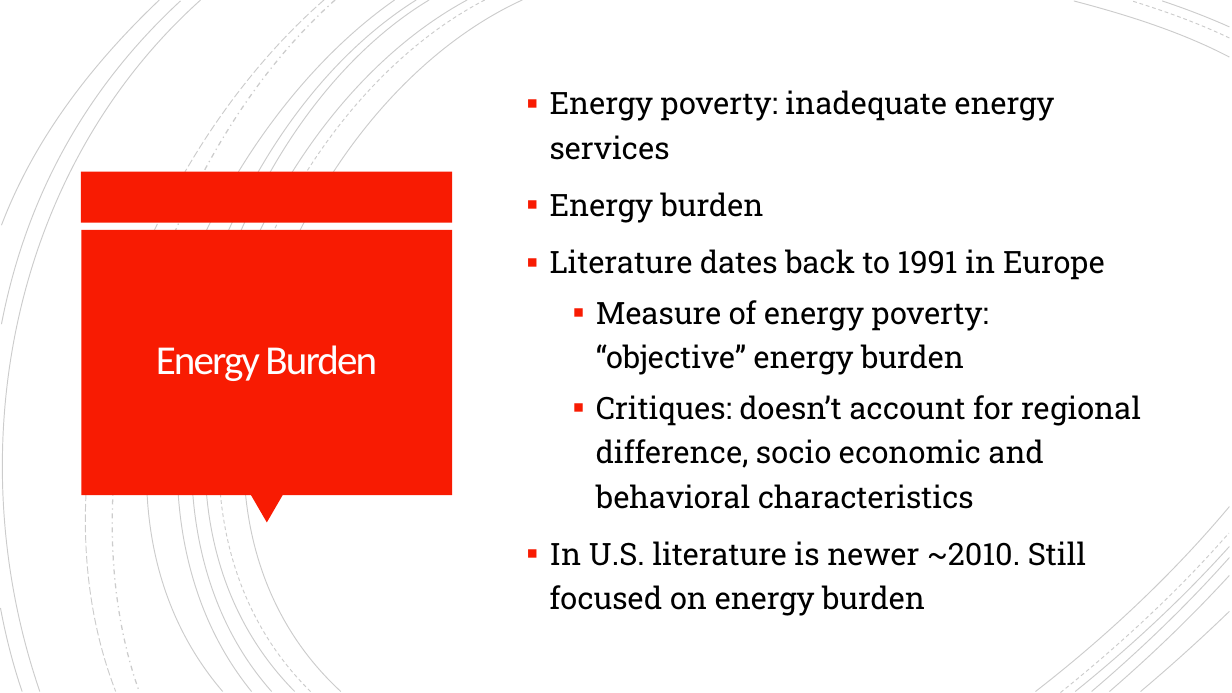
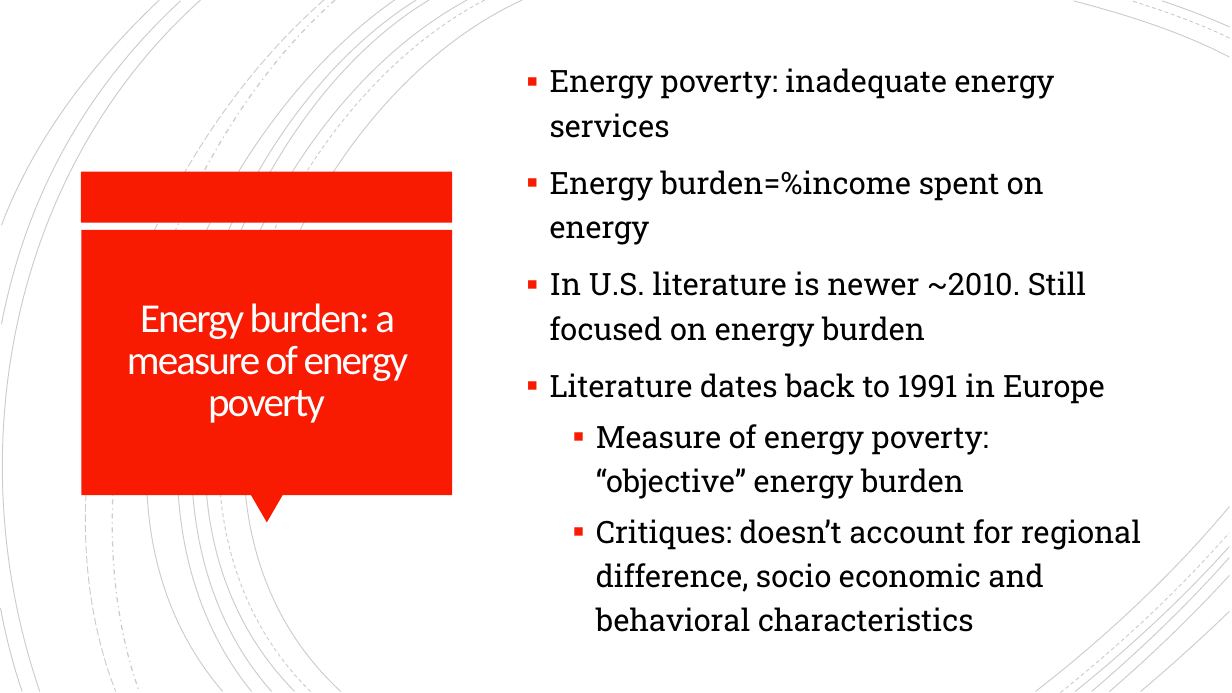
Before and after one commit to cnagbim/Data-Management-Final-Project-Agbim, a slide deck: slide 3 of writing_literature_present/data_mgmt_final_presentation_agbim.pptx. Drawn at 1232x693 pixels with LibreOffice and Linux fonts; fonts in the diff are those of the drawing. Boxes give left, top, right and bottom in pixels: in the first picture for what was removed or moved away, otherwise in the second. Text is boxed around its words. In the diff, an @@ line names an element or a change of style, - is before the commit and + after.

Commit message:
update presentation

```diff
--- a/writing_literature_present/data_mgmt_final_presentation_agbim.pptx
+++ b/writing_literature_present/data_mgmt_final_presentation_agbim.pptx
@@ text at (550, 170, 1086, 347): text changed @@
-▪ Energy burden
+▪ Energy burden=%income spent on energy
+▪ In U.S. literature is newer ~2010. Still focused on energy burden
@@ title at (127, 303, 409, 423): text changed @@
-Energy Burden
+Energy burden: a measure of energy poverty
@@ text at (550, 541, 1086, 616): paragraph removed @@
-▪ In U.S. literature is newer ~2010. Still focused on energy burden
```
Also in this commit, not shown: 3 other slides changed.
